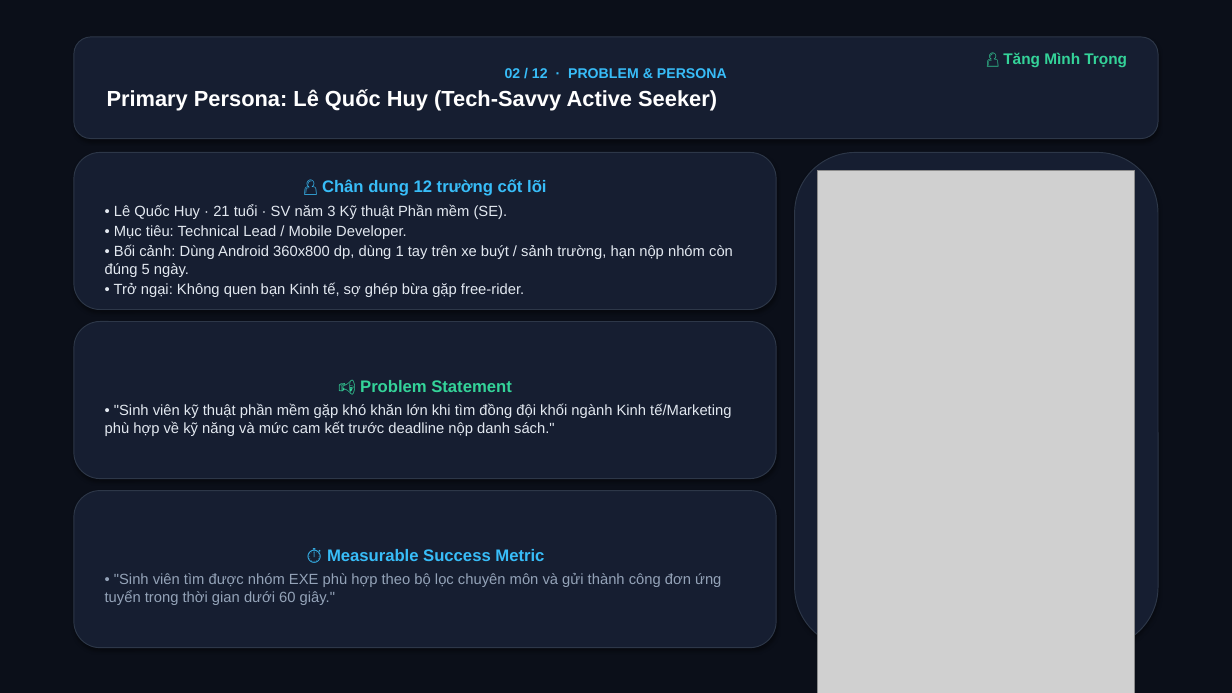
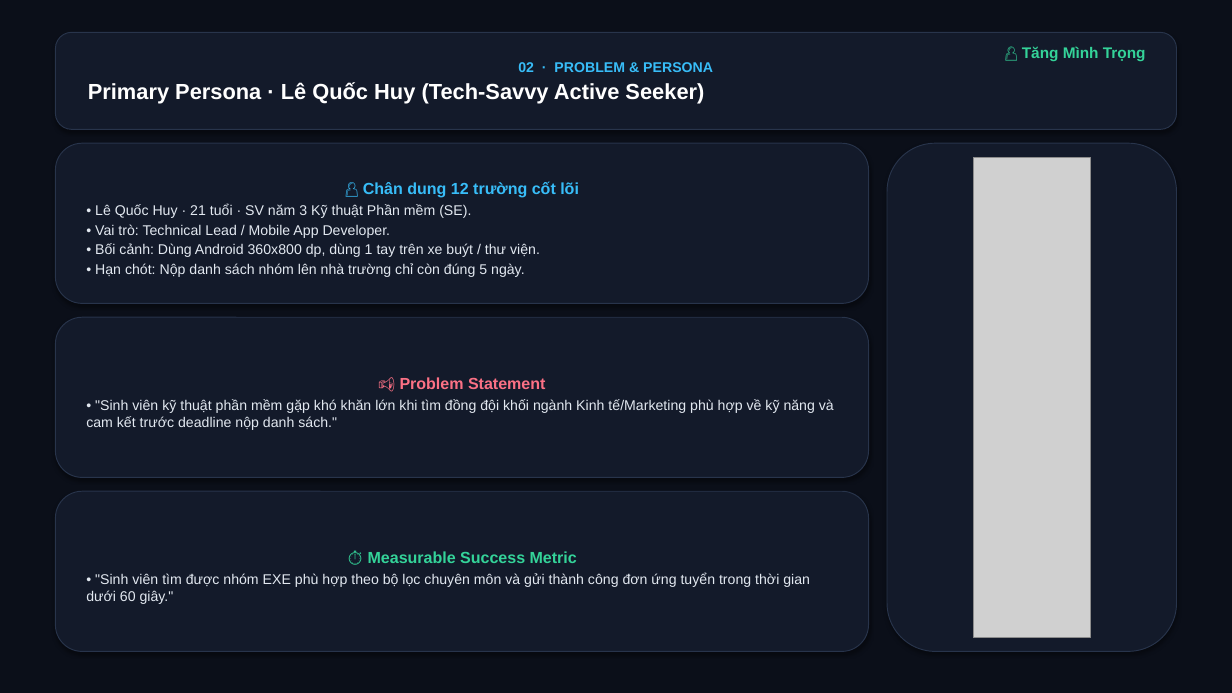
Before and after one commit to LuTu-2004/prm323-lab2-group4, a slide deck: slide 2 of docs/PRM323_Lab2_Nhom4_Slides.pptx. Drawn at 1232x693 pixels with LibreOffice and Linux fonts; fonts in the diff are those of the drawing; grey boxes stand for pictures. Boxes give left, top, right and bottom in pixels: in the first picture for what was removed or moved away, otherwise in the second. Text is boxed around its words. In the diff, an @@ line names an element or a change of style, - is before the commit and + after.

```diff
--- a/docs/PRM323_Lab2_Nhom4_Slides.pptx
+++ b/docs/PRM323_Lab2_Nhom4_Slides.pptx
@@ rounded rectangle "02 · PROBLEM & PERSONA": place and size @@
-rounded rectangle "02 · PROBLEM & PERSONA" at [74, 37, 1158, 139]
+rounded rectangle "02 · PROBLEM & PERSONA" at [55, 32, 1177, 129]
@@ text "👤 Tăng Mình Trọng": place and size @@
-text "👤 Tăng Mình Trọng" at [1003, 52, 1127, 67]
+text "👤 Tăng Mình Trọng" at [1022, 46, 1146, 61]
@@ text in rounded rectangle at [88, 62, 713, 104]: text changed @@
-02 / 12 · PROBLEM & PERSONA
-Primary Persona: Lê Quốc Huy (Tech-Savvy Active Seeker)
+02 · PROBLEM & PERSONA
+Primary Persona · Lê Quốc Huy (Tech-Savvy Active Seeker)
@@ rounded rectangle "👤 Chân dung 12 trường ...": place and size @@
-rounded rectangle "👤 Chân dung 12 trường ..." at [74, 152, 776, 310]
+rounded rectangle "👤 Chân dung 12 trường ..." at [55, 143, 869, 303]
@@ fill #161E31 to #131A2A; outline #2D3748 0.75 pt to #28344B 0.75 pt in 4 elements at [55, 32, 1177, 129], [55, 317, 869, 477], [55, 143, 869, 303], [887, 143, 1177, 652] @@
@@ rounded rectangle: place and size @@
-rounded rectangle at [795, 152, 1158, 648]
+rounded rectangle at [887, 143, 1177, 652]
@@ picture: place and size @@
-picture at [818, 171, 1135, 693]
+picture at [973, 157, 1091, 638]
@@ text in rounded rectangle at [95, 181, 579, 218]: size 13 to 12.5 pt in "👤 Chân dung 12 trường cốt lõi"; size 11.5 to 11 pt in "• Lê Quốc Huy · 21 tuổi ..."; less space between paragraphs @@
@@ text in rounded rectangle at [95, 224, 540, 277]: text changed; size 11.5 to 11 pt @@
-• Mục tiêu: Technical Lead / Mobile Developer.
-• Bối cảnh: Dùng Android 360x800 dp, dùng 1 tay trên xe buýt / sảnh trường, hạn nộp nhóm còn đúng 5 ngày.
-• Trở ngại: Không quen bạn Kinh tế, sợ ghép bừa gặp free-rider.
+• Vai trò: Technical Lead / Mobile App Developer.
+• Bối cảnh: Dùng Android 360x800 dp, dùng 1 tay trên xe buýt / thư viện.
+• Hạn chót: Nộp danh sách nhóm lên nhà trường chỉ còn đúng 5 ngày.
@@ rounded rectangle "📢 Problem Statement": place and size @@
-rounded rectangle "📢 Problem Statement" at [74, 322, 776, 479]
+rounded rectangle "📢 Problem Statement" at [55, 317, 869, 477]
@@ text in rounded rectangle at [400, 377, 545, 389]: size 13 to 12.5 pt, text colour #34D399 to #FB7185 in "📢 Problem Statement"; less space between paragraphs @@
@@ text in rounded rectangle at [86, 399, 834, 430]: text changed; size 11.5 to 11 pt @@
-• "Sinh viên kỹ thuật phần mềm gặp khó khăn lớn khi tìm đồng đội khối ngành Kinh tế/Marketing phù hợp về kỹ năng và mức cam kết trước deadline nộp danh sách."
+• "Sinh viên kỹ thuật phần mềm gặp khó khăn lớn khi tìm đồng đội khối ngành Kinh tế/Marketing phù hợp về kỹ năng và cam kết trước deadline nộp danh sách."
@@ rounded rectangle "⏱️ Measurable Success Metric": place and size @@
-rounded rectangle "⏱️ Measurable Success Metric" at [74, 491, 776, 648]
+rounded rectangle "⏱️ Measurable Success Metric" at [55, 492, 869, 652]
@@ rounded rectangle "⏱️ Measurable Success Metric" at [55, 492, 869, 652]: size 13 to 12.5 pt, text colour #38BDF8 to #34D399 in "⏱️ Measurable Success Metric"; size 11.5 to 11 pt, text colour #94A3B8 to #E2E8F0 in "• "Sinh viên tìm được nhóm EXE ..."; less space between paragraphs; fill #161E31 to #131A2A; outline #2D3748 0.75 pt to #28344B 0.75 pt @@
```
Also in this commit, not shown: 11 other slides changed, 1 other file.
